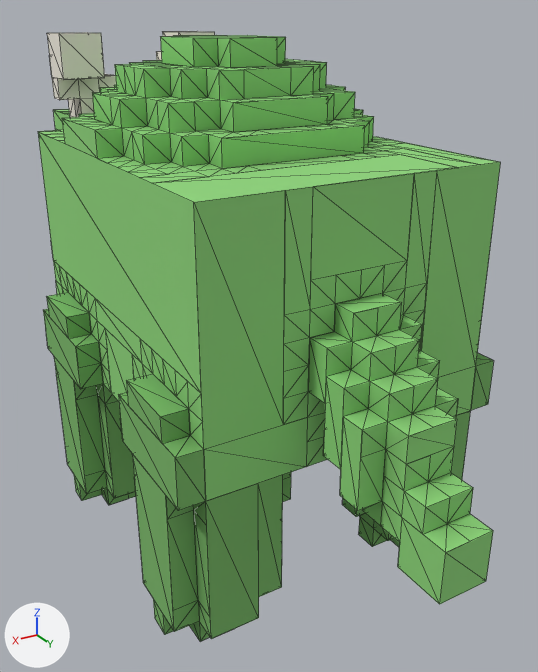
Before and after pictures for a commit that changed the glTF model artifacts/bovine-42.glb.
Before and after are seen from a 50 mm camera at (1.925, -0.058, 1.024) aimed at (1.217, -1.238, 0.434). The axes (+X, +Y, +Z) are drawn at lower left. The lights are the same throughout. The picture after the commit comes second. Mesh edges are drawn as thin lines. Where no turn or scale is listed for an object, it has been applied to the vertices. Vertices at exactly the same position are counted once.

Objects in the first picture: 'body', 'hornRight', 'legBL', 'legBR', 'legFR', 'tail' and 2 more.
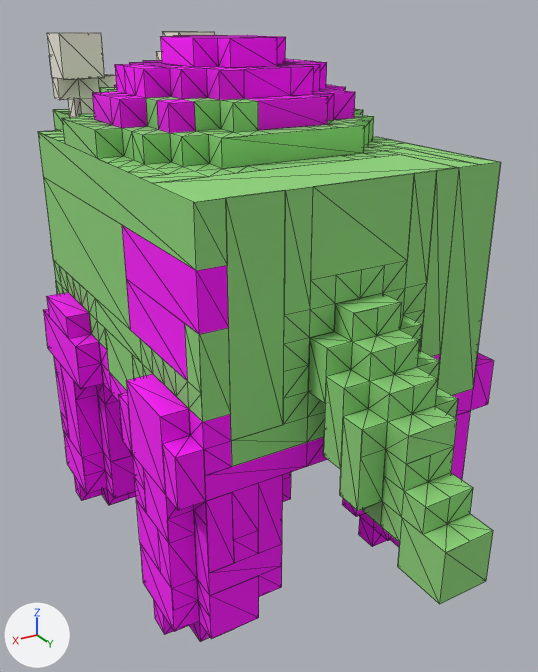
What differs and where, as boxes (x1, y1, x2, y2) in the pictures (538 x 672 px):
part 1 of me_body, added: after (38, 132, 308, 501)
part 2 of me_body, added (green): after (421, 162, 501, 411)
part 3 of me_body, recoloured: (92, 35, 355, 466) in both
part 4 of me_legfr, reshaped (mostly hidden before): before (105, 401, 122, 432); after (54, 357, 136, 498)
part 5 of me_legfr, recoloured (green to pink): (43, 292, 136, 505) in both
part 6 of me_legbl, reshaped (mostly hidden): after (342, 498, 365, 517)
part 7 of me_legbl, deleted (green): before (451, 411, 470, 480)
part 8 of me_legbl, recoloured: (358, 353, 494, 547) in both
part 9 of me_legbr, added (pink): after (132, 454, 282, 639)
part 10 of me_legbr, recoloured: (118, 374, 291, 642) in both

What the commit changed:
me_body is used by ob_body; location (1.26, -1.212, 0.405).
me_body had 601 vertices, 850 faces and spanned x -0.27..0.27, y -0.453..0.312, z -0.09..0.585.
me_body now has 628 vertices, 896 faces and spans x -0.27..0.27, y -0.453..0.312, z -0.09..0.585.
me_body part 1: 15 vertices added at x 0.045..0.27, y -0.408..0.312, z 0.0..0.45.
me_body part 2: 4 vertices added at x -0.27..-0.18, y 0.312, z 0.0..0.09.
me_body part 3: 386 kept faces spanning x -0.27..0.27, y -0.408..0.312, z -0.09..0.585 get new vertex colours; the middle colour goes from green #8ace76 to pink #f400f4.
Other edits to the shape of me_body do not show in these pictures.
me_legfr is used by ob_legfr; location (1.464, -1.464, 0.405).
me_legfr had 131 vertices, 200 faces and spanned x -0.114..0.111, y -0.111..0.114, z -0.36..0.09.
me_legfr now has 145 vertices, 226 faces and spans x -0.114..0.111, y -0.111..0.114, z -0.36..0.09.
me_legfr part 4: 1 vertex removed from x -0.024, y 0.114, z -0.09; 15 vertices added at x -0.069..0.111, y -0.111..0.114, z -0.225..-0.045.
me_legfr part 5: 178 kept faces spanning x -0.114..0.111, y -0.111..0.114, z -0.36..0.09 get new vertex colours; the middle colour goes from green #75b063 to pink #f400f4.
me_legbl is used by ob_legbl; location (1.056, -1.011, 0.405).
me_legbl had 124 vertices, 190 faces and spanned x -0.111..0.114, y -0.114..0.111, z -0.36..0.09.
me_legbl now has 134 vertices, 208 faces and spans x -0.111..0.114, y -0.114..0.111, z -0.36..0.09.
me_legbl part 6: 1 vertex removed from x 0.024, y -0.114, z -0.09; 12 vertices added at x -0.111..0.114, y -0.114..0.066, z -0.225..-0.045.
me_legbl part 7: 1 vertex removed from x 0.024, y 0.111, z -0.045.
me_legbl part 8: 168 kept faces spanning x -0.111..0.114, y -0.114..0.111, z -0.36..0.09 get new vertex colours; the middle colour goes from green #75b063 to pink #f400f4.
me_legbr is used by ob_legbr; location (1.464, -1.011, 0.405).
me_legbr had 124 vertices, 190 faces and spanned x -0.114..0.111, y -0.114..0.111, z -0.36..0.09.
me_legbr now has 147 vertices, 230 faces and spans x -0.114..0.111, y -0.114..0.111, z -0.36..0.09.
me_legbr part 9: 22 vertices added at x -0.069..0.111, y -0.114..0.111, z -0.225..-0.045.
me_legbr part 10: 160 kept faces spanning x -0.114..0.111, y -0.114..0.111, z -0.36..0.09 get new vertex colours; the middle colour goes from green #75b063 to pink #f400f4.
Other edits to the shape of me_legbr do not show in these pictures.
